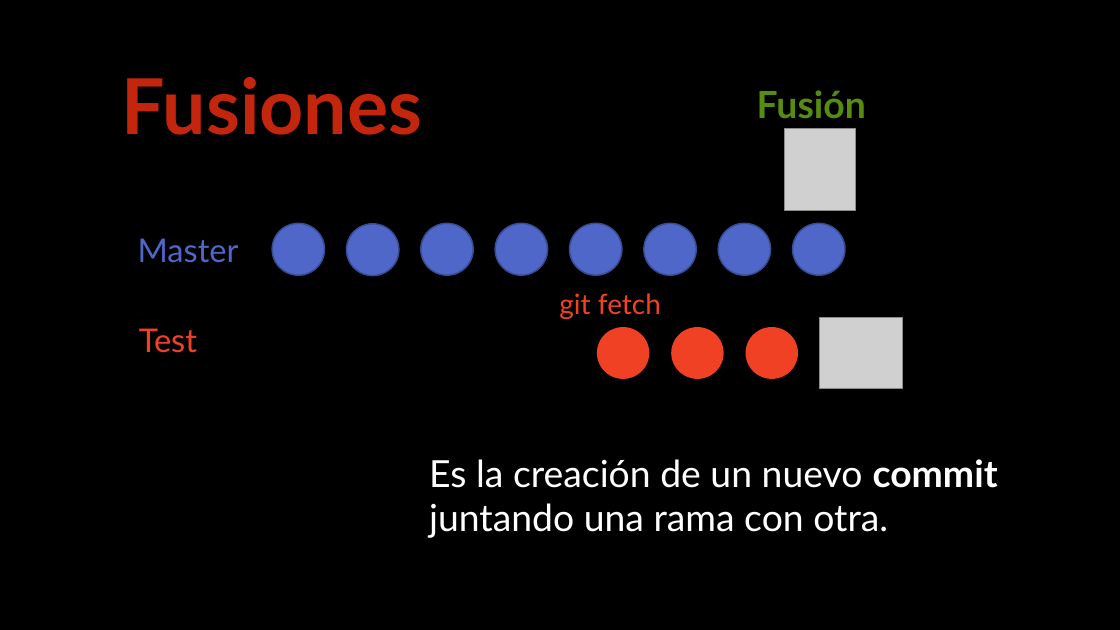
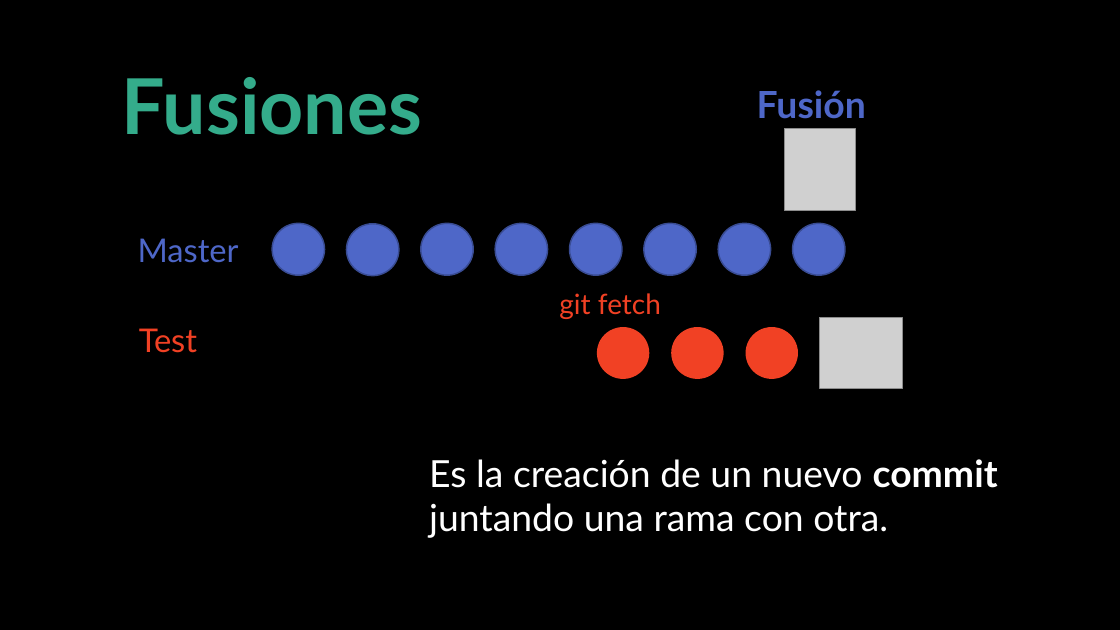
Before and after one commit to Informatica-UNASUR/LaboratorioGit, a slide deck: slide 41 of Git_Laboratorio.pptx (slide 39 before the commit). Drawn at 1120x630 pixels with LibreOffice and Linux fonts; fonts in the diff are those of the drawing; grey boxes stand for pictures; background and template pictures are left out. Boxes give left, top, right and bottom in pixels: in the first picture for what was removed or moved away, otherwise in the second. Text is boxed around its words. In the diff, an @@ line names an element or a change of style, - is before the commit and + after.

```diff
--- a/Git_Laboratorio.pptx
+++ b/Git_Laboratorio.pptx
@@ text "Fusiones" at (x1=122, y1=77, x2=422, y2=135): text colour #C3260C to #34AC8B @@
@@ text "Fusión" at (x1=757, y1=90, x2=866, y2=119): text colour #568D11 to #4E67C8 @@
```
Also in this commit, not shown: 9 other slides changed, 2 slides added, 1 other file.
